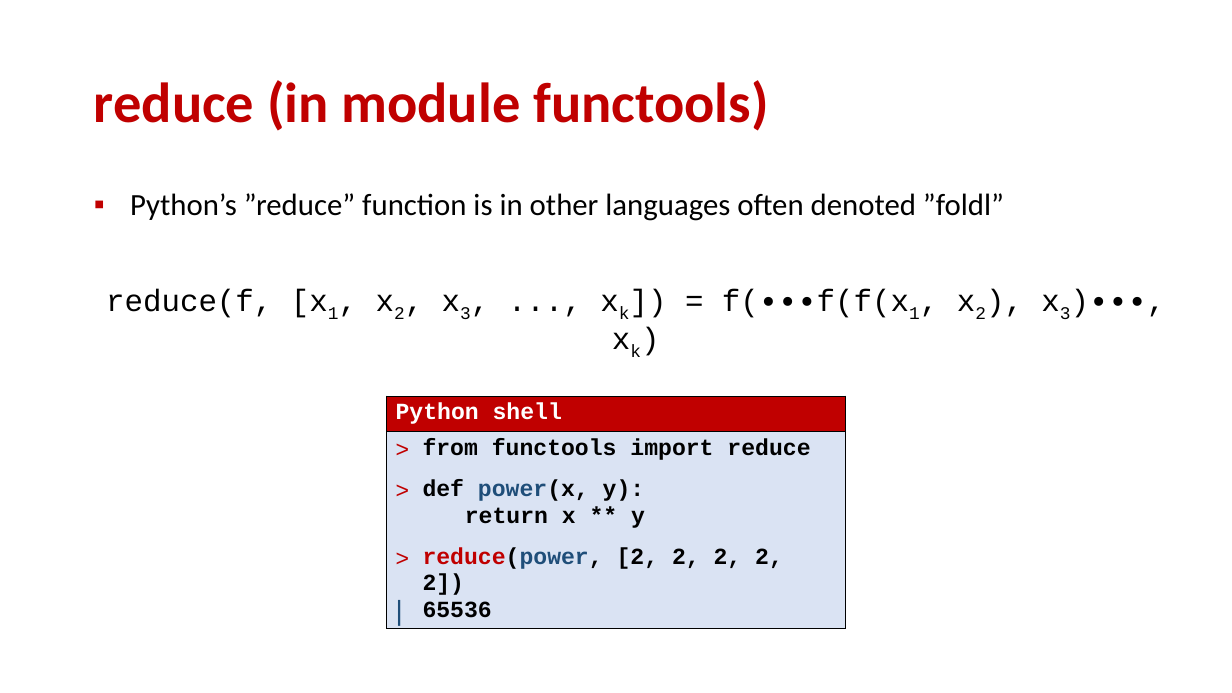
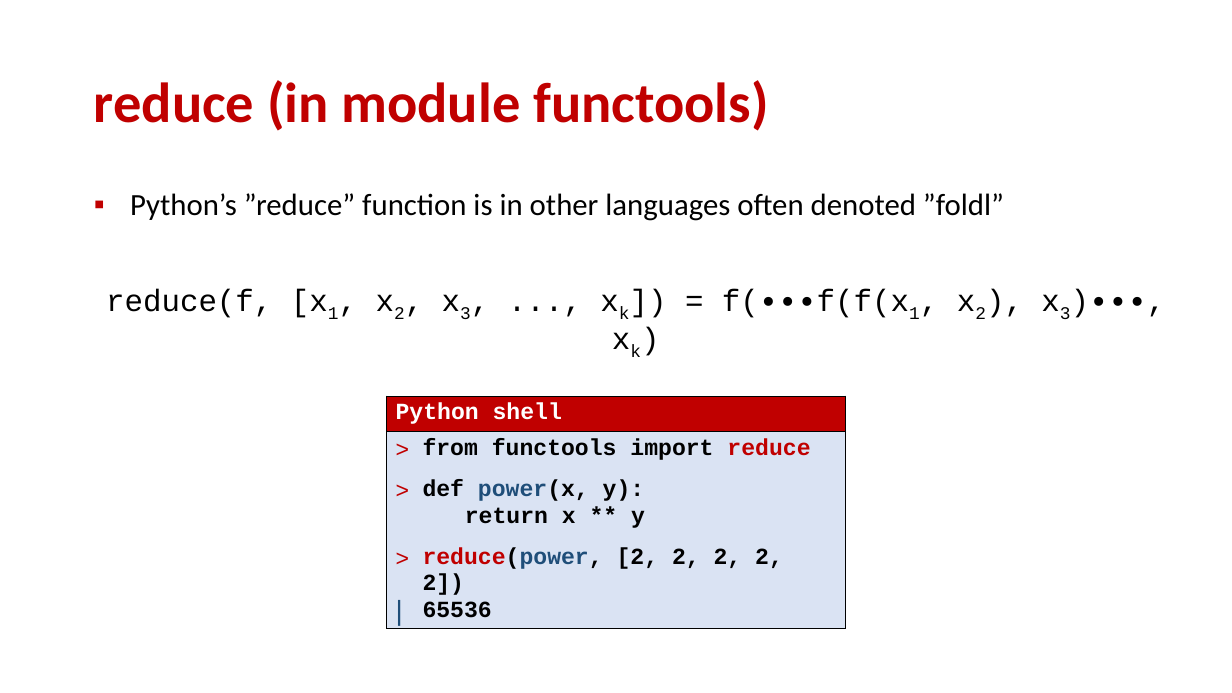
Before and after one commit to gsbrodal/gsbrodal.github.io, a slide deck: slide 12 of ipsa/slides/lambda.pptx. Drawn at 1232x693 pixels with LibreOffice and Linux fonts; fonts in the diff are those of the drawing. Boxes give left, top, right and bottom in pixels: in the first picture for what was removed or moved away, otherwise in the second. Text is boxed around its words. In the diff, an @@ line names an element or a change of style, - is before the commit and + after.

```diff
--- a/ipsa/slides/lambda.pptx
+++ b/ipsa/slides/lambda.pptx
@@ table at box(386, 396, 846, 622) @@
@@ text colour #000000 to #C00000 in "reduce" @@
```
Also in this commit, not shown: 6 other slides changed, 7 other files.
